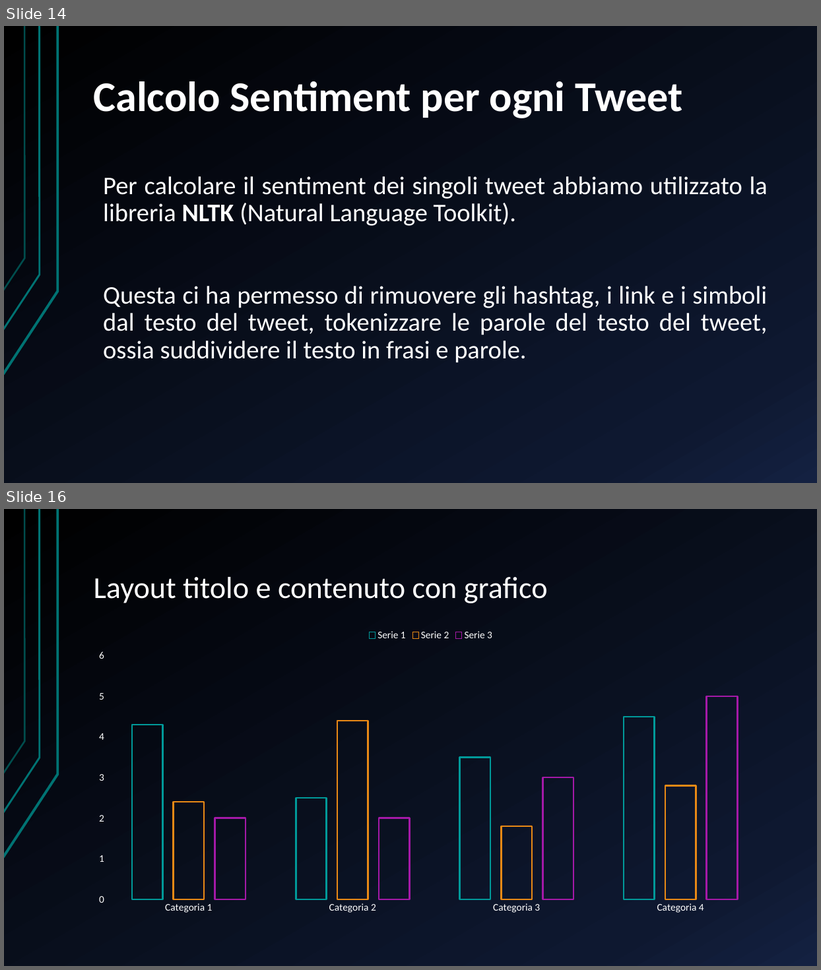
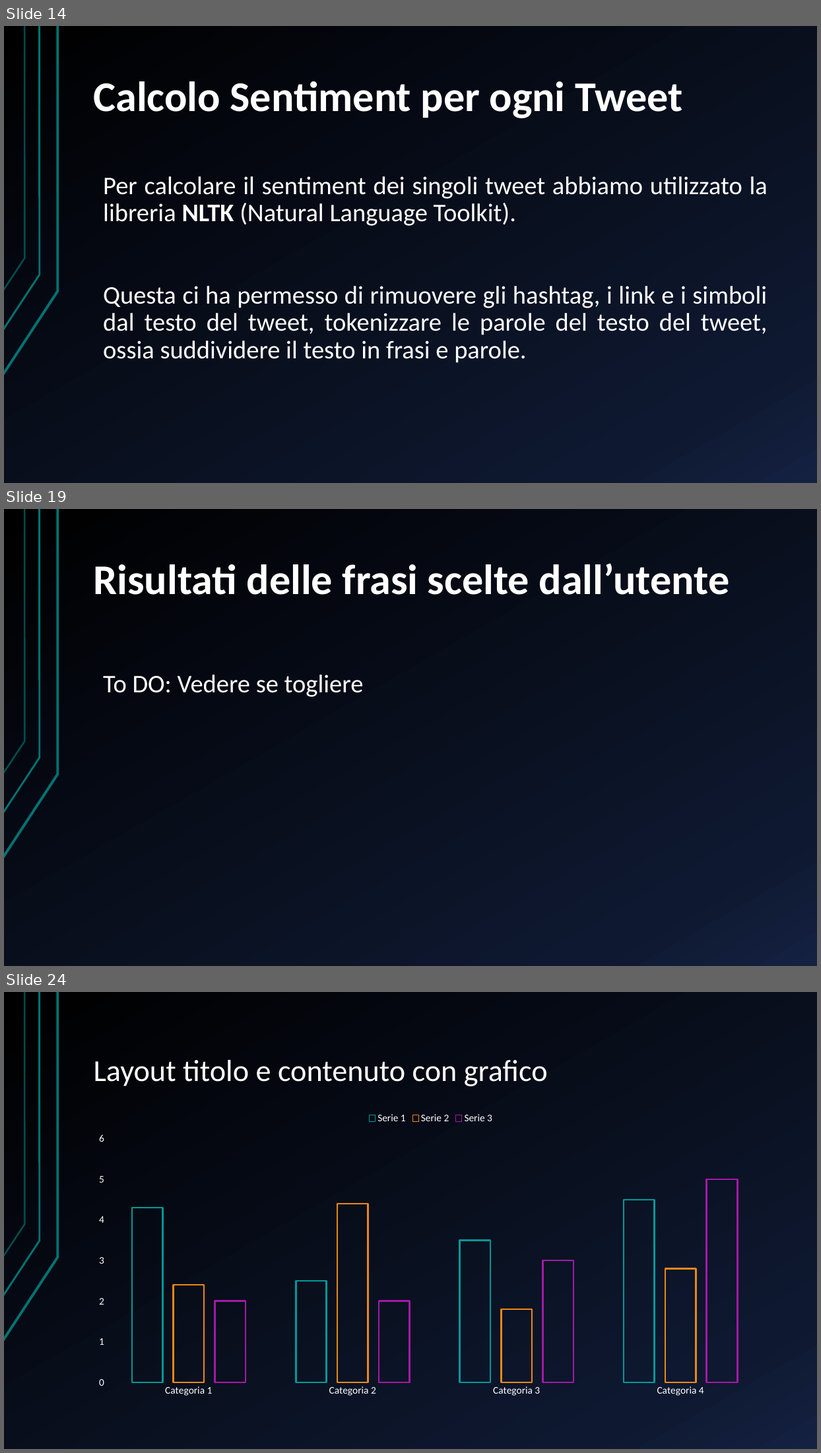
Before and after one commit to DanieleCampopiano/Semantic-Intelligence, a slide deck: Presentazione/Presentazione Progetto.pptx. Shown one above the other, each under a label of ours: slides 14 and 16 before the commit, slides 14, 19 and 24 after it; the slides between them are not shown. The pictures are 821x970 and 821x1453 pixels, drawn with LibreOffice and Linux fonts; fonts in the diff are those of the drawing. Boxes give left, top, right and bottom in pixels: in the first picture for what was removed or moved away, otherwise in the second. Text is boxed around its words. In the diff, an @@ line names an element or a change of style, - is before the commit and + after.

```diff
--- a/Presentazione/Presentazione Progetto.pptx
+++ b/Presentazione/Presentazione Progetto.pptx
@@ slide 19 added at [4, 509, 817, 966], background gradient #000000 to #0F1931 to #142242; not listed: 3 template elements that a slide beside it also shows @@
@@ title added at [94, 563, 730, 595], 50 pt, text #FFFFFF, bold @@
+Risultati delle frasi scelte dall’utente
@@ text added at [103, 675, 364, 697], 30 pt, text #FFFFFF @@
+To DO: Vedere se togliere
@@ what was slide 16 is now slide 24 @@
```
Also in this commit, not shown: 1 slide changed, 7 other slides added, 4 other files.
